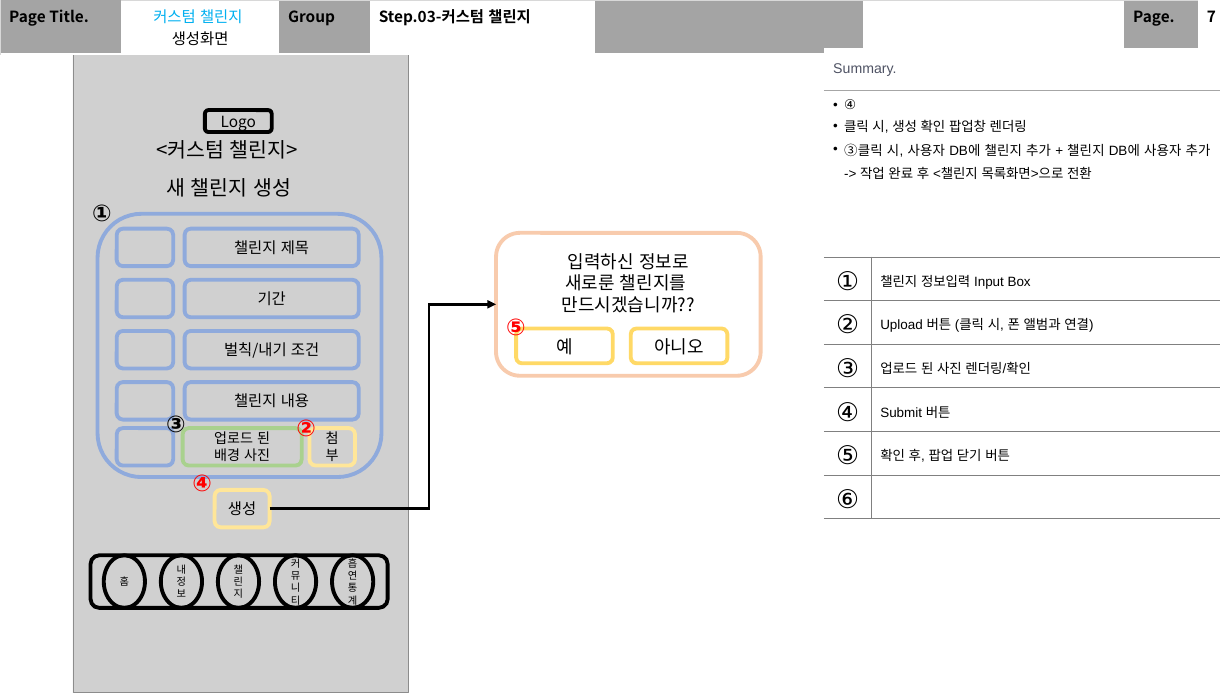
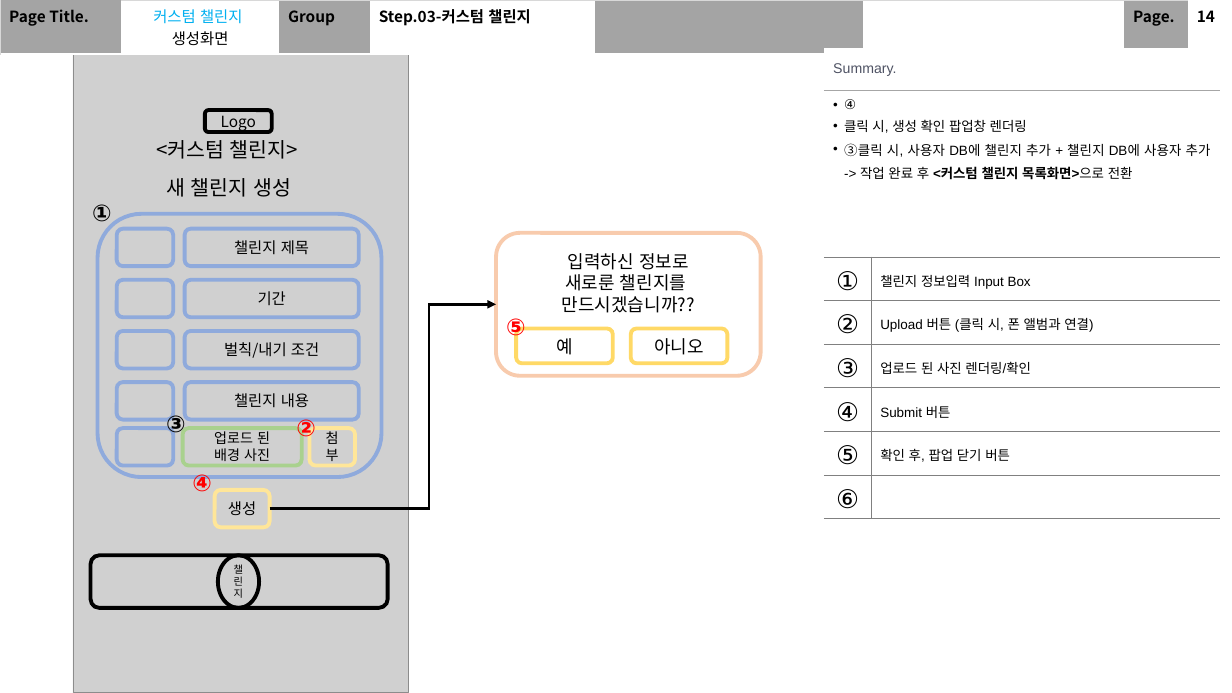
Before and after one commit to SeolMyeongJae/KSA-final-project, a slide deck: slide 16 of 06-최종산출물/UI 및 화면 설계.pptx (slide 13 before the commit). Drawn at 1232x693 pixels with LibreOffice and Linux fonts; fonts in the diff are those of the drawing; grey boxes stand for pictures. Boxes give left, top, right and bottom in pixels: in the first picture for what was removed or moved away, otherwise in the second. Text is boxed around its words. In the diff, an @@ line names an element or a change of style, - is before the commit and + after.

Commit message:
스토리보드 및 화면설계(1차 완성) Ver 0.1

```diff
--- a/06-최종산출물/UI 및 화면 설계.pptx
+++ b/06-최종산출물/UI 및 화면 설계.pptx
@@ table at (0, 0, 1232, 50) @@
-row 1, column 10: 7
+row 1, column 10: 14
@@ table at (824, 48, 1220, 513) @@
-row 2, column 1: ④ / 클릭 시, 생성 확인 팝업창 렌더링 / ③클릭 시, 사용자 DB에 챌린지 추가 + 챌린지 DB에 사용자 추가 -> 작업 완료 후 <챌린지 목록화면>으로 전환
+row 2, column 1: ④ / 클릭 시, 생성 확인 팝업창 렌더링 / ③클릭 시, 사용자 DB에 챌린지 추가 + 챌린지 DB에 사용자 추가 -> 작업 완료 후 <커스텀 챌린지 목록화면>으로 전환
@@ ellipse removed at (104, 555, 145, 608) @@
-홈
@@ ellipse removed at (161, 555, 202, 608) @@
-내 정보
@@ ellipse removed at (275, 555, 317, 608) @@
-커뮤니티
@@ ellipse removed at (332, 555, 373, 608) @@
-흡연통계
```
Also in this commit, not shown: 15 other slides changed, 15 slides added.
